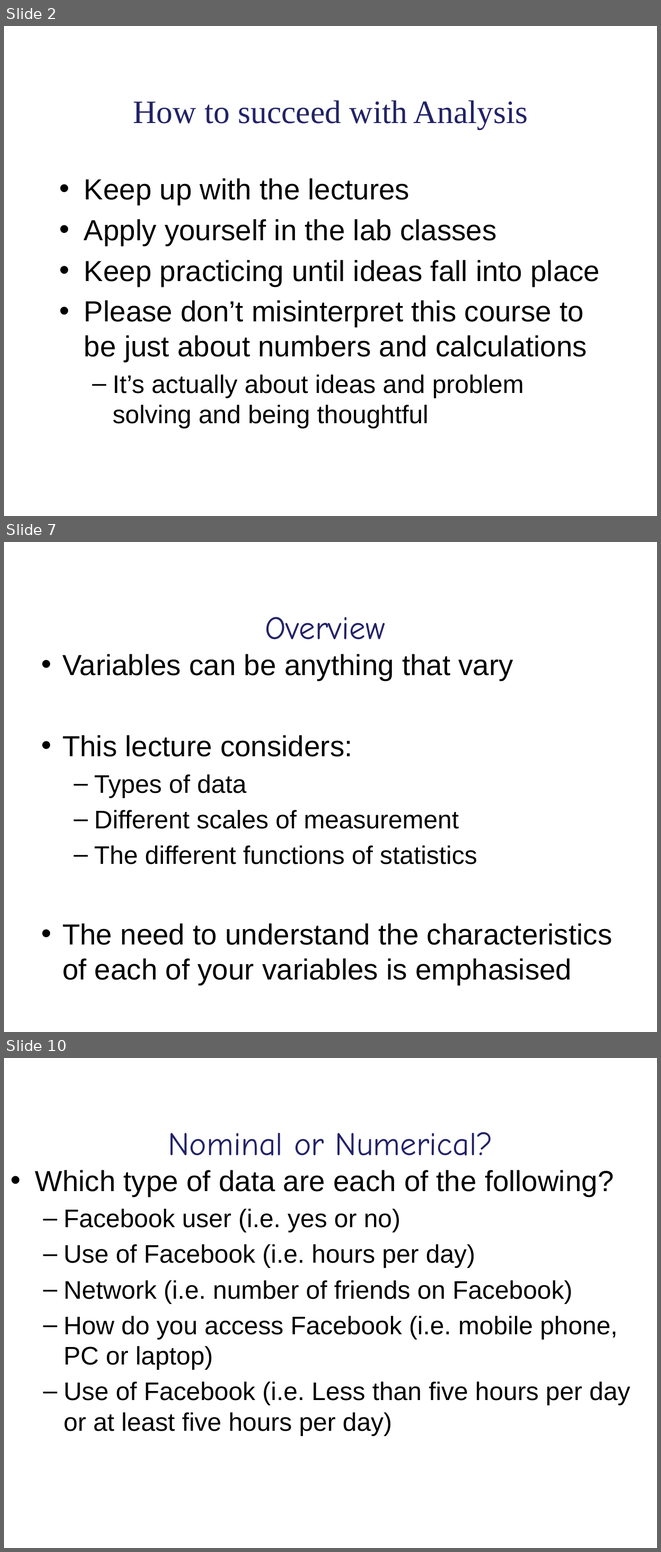
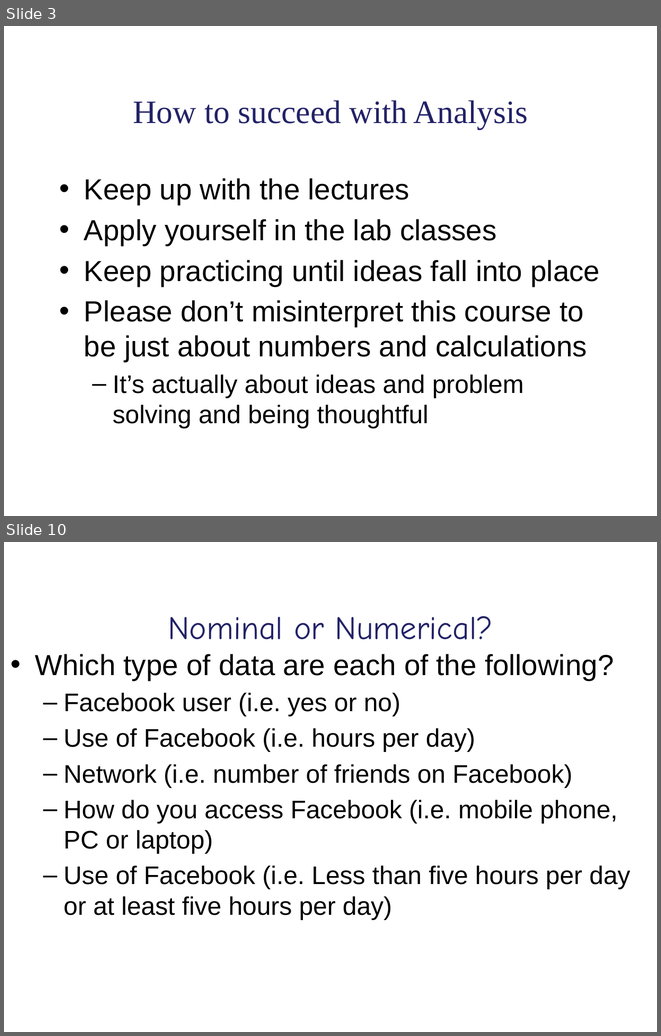
Before and after one commit to lu-psy-r/year1, a slide deck: PSYC121/data/Week_1/week 1 lecture slides.pptx. Shown one above the other, each under a label of ours: slides 2, 7 and 10 before the commit, slides 3 and 10 after it; the slides between them are not shown. The pictures are 661x1552 and 661x1036 pixels, drawn with LibreOffice and Linux fonts; fonts in the diff are those of the drawing. Boxes give left, top, right and bottom in pixels: in the first picture for what was removed or moved away, otherwise in the second. Text is boxed around its words. In the diff, an @@ line names an element or a change of style, - is before the commit and + after.

```diff
--- a/PSYC121/data/Week_1/week 1 lecture slides.pptx
+++ b/PSYC121/data/Week_1/week 1 lecture slides.pptx
@@ slide 7 removed at [4,542,657,1032], background #FFFFFF @@
@@ title removed at [265,617,385,640] @@
-Overview
@@ text removed at [62,654,612,985] @@
-• Variables can be anything that vary
-• This lecture considers:
-  – Types of data
-  – Different scales of measurement
-  – The different functions of statistics
-• The need to understand the characteristics of each of your variables is emphasised
@@ what was slide 2 is now slide 3 @@
```
Also in this commit, not shown: 10 slides changed, 2 slides added, 1 other slide removed, 3 other files.
